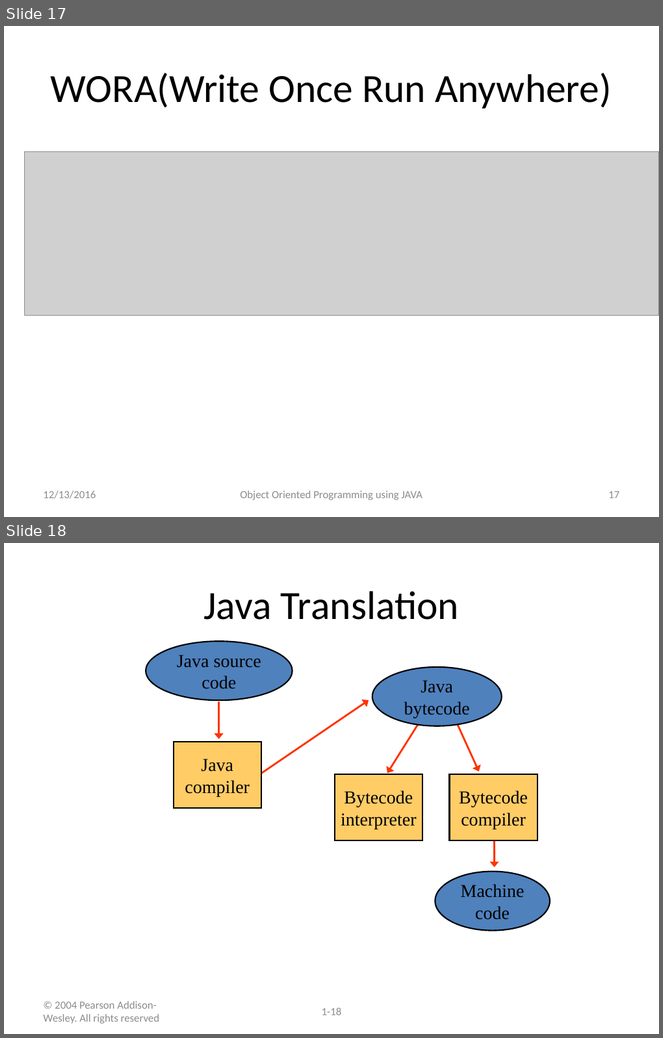
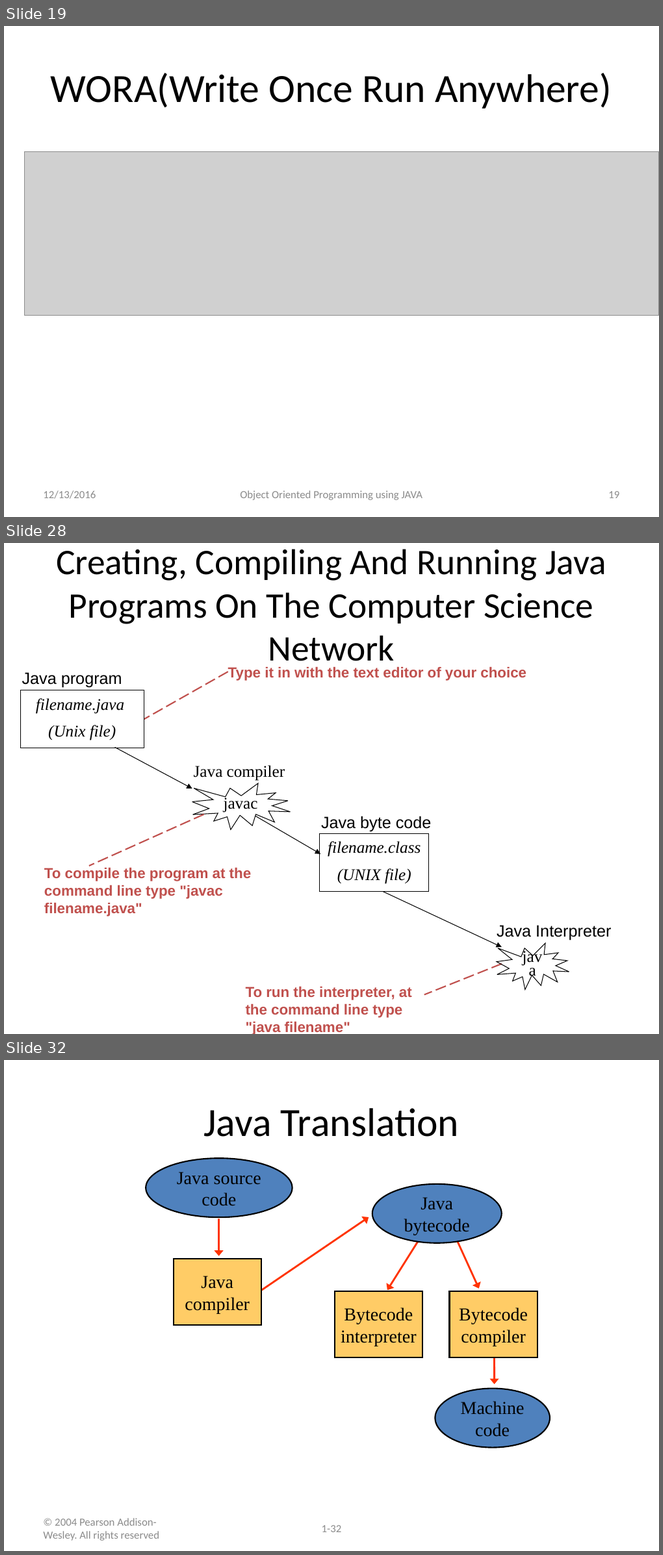
Before and after one commit to kchhipa4u/core-java-step-by-step, a slide deck: src/introduction/introductiontojava.pptx. Shown one above the other, each under a label of ours: slides 17 and 18 before the commit, slides 19, 28 and 32 after it; the slides between them are not shown. The pictures are 663x1038 and 663x1555 pixels, drawn with LibreOffice and Linux fonts; fonts in the diff are those of the drawing; grey boxes stand for pictures. Boxes give left, top, right and bottom in pixels: in the first picture for what was removed or moved away, otherwise in the second. Text is boxed around its words. In the diff, an @@ line names an element or a change of style, - is before the commit and + after.

```diff
--- a/src/introduction/introductiontojava.pptx
+++ b/src/introduction/introductiontojava.pptx
@@ slide 28 added at [4, 543, 659, 1034], background #FFFFFF @@
@@ title added at [56, 549, 607, 624], 39.6 pt, text #000000 @@
+Creating, Compiling And Running Java Programs On The Computer Science Network
@@ text added at [22, 672, 122, 688], 18 pt, text #000000 @@
+Java program
@@ line added from (228, 672) to (144, 719), #C0504D 1.5 pt dashed @@
@@ text added at [228, 667, 527, 681], 16 pt, text #C0504D, bold @@
+Type it in with the text editor of your choice
@@ rectangle added at [20, 691, 144, 748], outline #000000 0.75 pt, 18 pt, text #000000, italic @@
+filename.java
+(Unix file)
@@ arrow added from (114, 747) to (192, 789), #000000 0.75 pt @@
@@ text added at [194, 765, 285, 781], 18 pt, text #000000 @@
+Java compiler
@@ irregular seal added at [192, 783, 290, 830], outline #000000 0.75 pt, 18 pt, text #000000 @@
+javac
@@ line added from (204, 814) to (89, 866), #C0504D 1.5 pt dashed @@
@@ arrow added from (255, 816) to (321, 854), #000000 0.75 pt @@
@@ rectangle added at [320, 834, 428, 891], outline #000000 0.75 pt, 18 pt, text #000000, italic @@
+filename.class
+(UNIX file)
@@ text added at [321, 816, 432, 832], 18 pt, text #000000 @@
+Java byte code
@@ text added at [44, 868, 252, 917], 16 pt, text #C0504D, bold @@
+To compile the program at the command line type "javac filename.java"
@@ arrow added from (384, 891) to (502, 947), #000000 0.75 pt @@
@@ text added at [497, 925, 611, 941], 18 pt, text #000000 @@
+Java Interpreter
@@ irregular seal added at [497, 943, 570, 990], outline #000000 0.75 pt, 18 pt, text #000000 @@
+java
@@ line added from (502, 964) to (425, 995), #C0504D 1.5 pt dashed @@
@@ text added at [246, 987, 412, 1034], 16 pt, text #C0504D, bold @@
+To run the interpreter, at the command line type "java filename"
@@ what was slide 17 is now slide 19 @@
@@ page number at [608, 491, 620, 499]: text changed @@
-17
+19
@@ what was slide 18 is now slide 32 @@
@@ page number at [322, 1525, 342, 1533]: text changed @@
-1-18
+1-32
```
Also in this commit, not shown: 1 slide changed, 16 other slides added.
